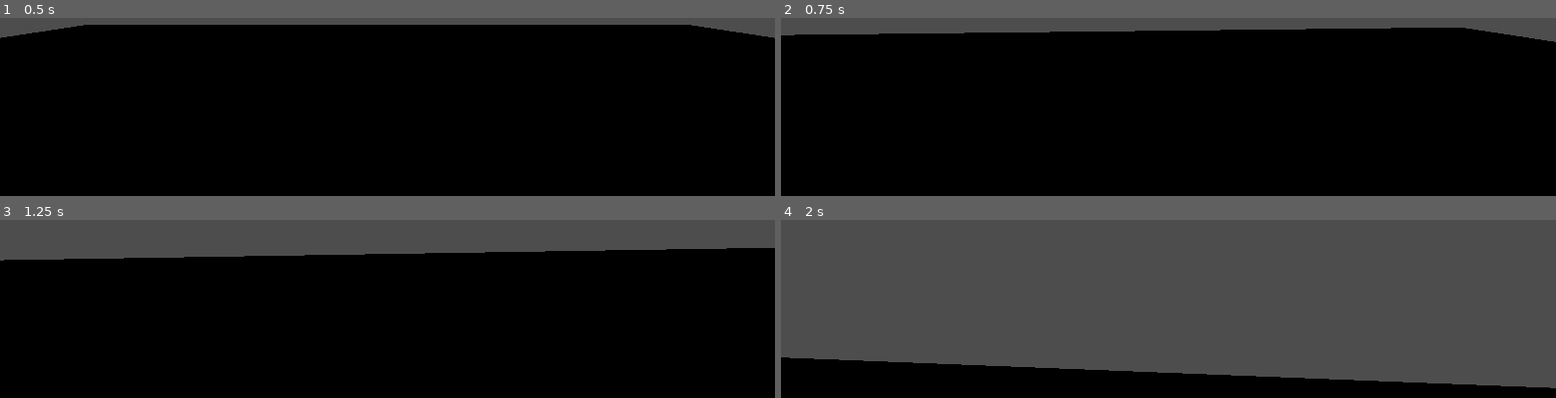
Above: before the commit, frames 1-4 (two rows, left to right).
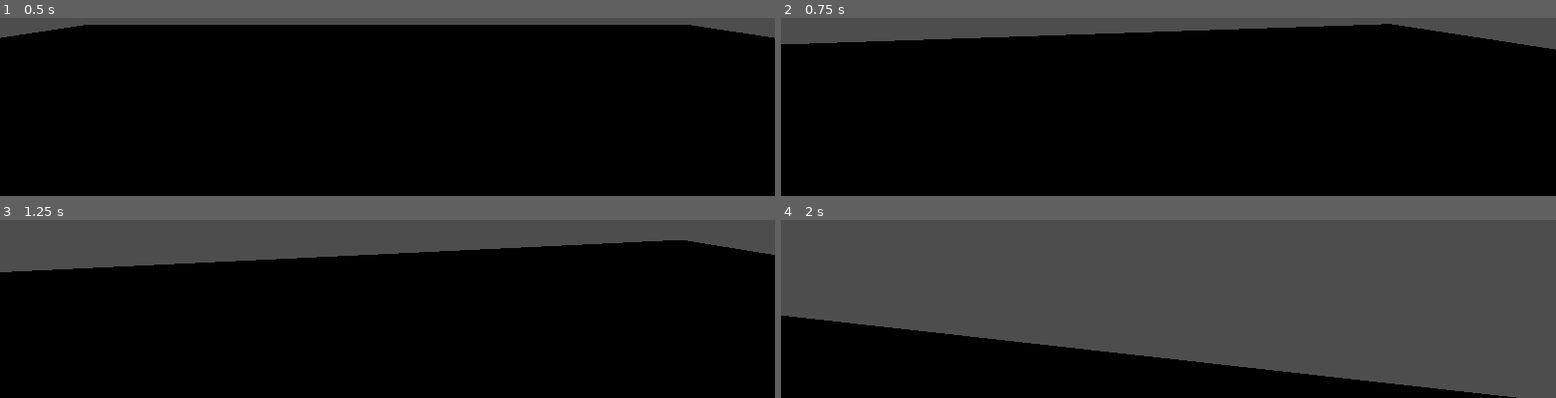
Above: after the commit, the same moments.

Repository: ThreeCoffees/HackYeah2025
Game: Godot game, scene res://test_scenes/leon_test_scene.tscn
The game is run twice, just before and just after one commit, with the same random seed, the same clock (stepped at 60 frames per second) and the same inputs. The project has no main scene, so this scene is started directly.
Inputs (mouse positions are in pixels of both pictures, inside the frame that each line leads up to):
- Up to frame 1 (0.5 s): no input
- Up to frame 2 (0.75 s): tap Enter (ui_accept) at 0.5 s; move the mouse to (outside the picture) at 0.52 s; hold W (move_forward) from 0.53 s (still down)
- Up to frame 3 (1.25 s): keep holding W (move_forward); tap Enter (ui_accept) at 0.77 s
- Up to frame 4 (2 s): keep holding W (move_forward); move the mouse to (outside the picture) at 1.27 s; tap Enter (ui_accept) at 1.52 s

Frame 1 is identical in both runs. In frame 2, 2.4% of the frame differs, in the area x 0-100%, y 3-18%; in frame 3, 3.0%; in frame 4, 9.8%, in the area x 0-100%, y 53-100%.

Commit message:
block when not player

Diff:
--- a/characters/walking_character.gd
+++ b/characters/walking_character.gd
@@ -4,12 +4,16 @@
 const SPEED = 5.0
 const JUMP_VELOCITY = 4.5
 
-const mouse_sensitivity = 0.001
+const mouse_sensitivity = 0.003
+
+@export var is_player = false;
 
 func _ready():
 	Input.set_mouse_mode(Input.MOUSE_MODE_CAPTURED);
 
 func _input(event):
+	if not is_player:
+		return;
 	if event is InputEventMouseMotion and Input.mouse_mode == Input.MOUSE_MODE_CAPTURED:
 		rotate_y(-event.relative.x * mouse_sensitivity);
 		$Camera3D.rotate_x(-event.relative.y * mouse_sensitivity);
@@ -19,6 +23,9 @@
 	# Add the gravity.
 	if not is_on_floor():
 		velocity += get_gravity() * delta
+
+	if not is_player:
+		return
 
 	# Handle jump.
 	#if Input.is_action_just_pressed("ui_accept") and is_on_floor():
--- a/test_scenes/leon_test_scene.tscn
+++ b/test_scenes/leon_test_scene.tscn
@@ -21,6 +21,7 @@
 shape = SubResource("BoxShape3D_rw8bm")
 
 [node name="WalkingCharacter" parent="." instance=ExtResource("1_rw8bm")]
+is_player = true
 
 [node name="Camera3D" type="Camera3D" parent="WalkingCharacter"]
 transform = Transform3D(1, 0, 0, 0, 1, 0, 0, 0, 1, 0, 1.6304364, -0.5267069)
